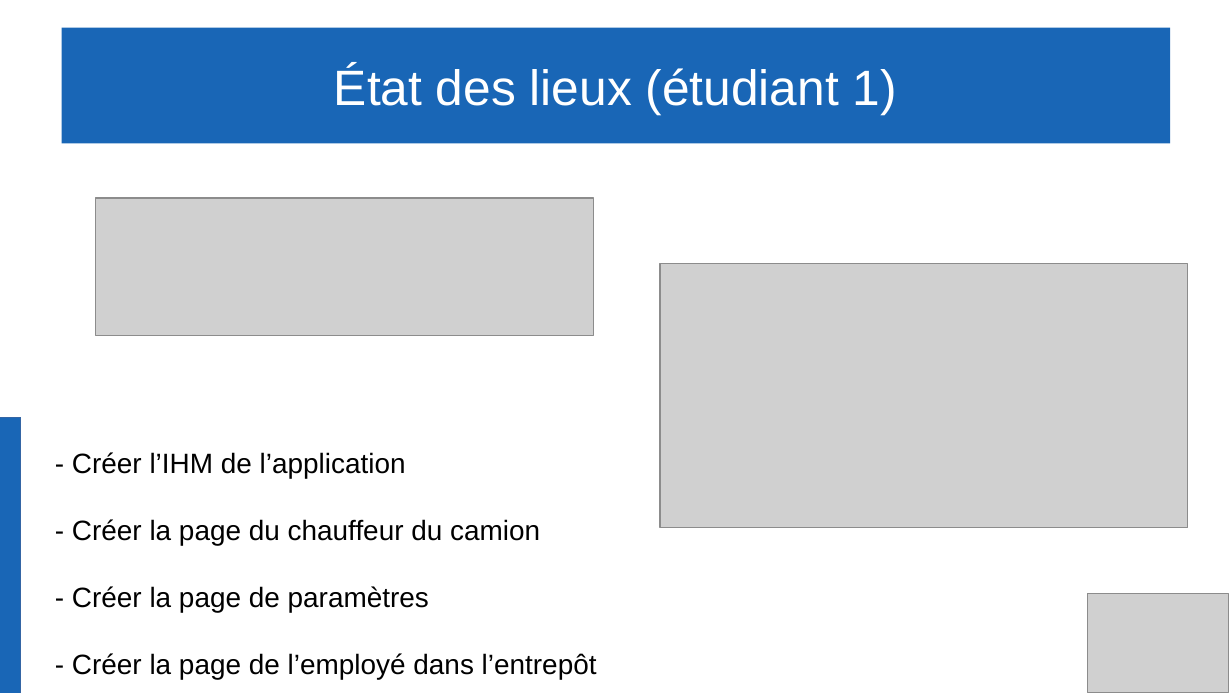
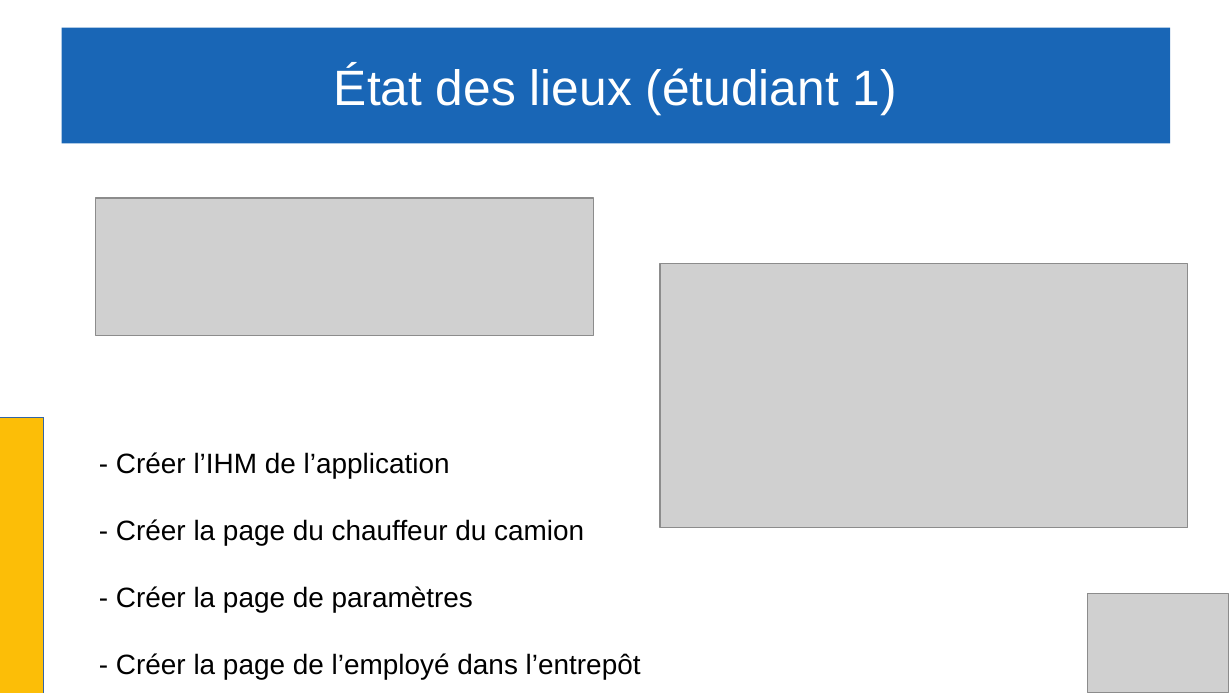
Before and after one commit to Gabin221/Tracking-BLE-documents, a slide deck: slide 16 of Revues/Revues2/Gabin/presentation_yahya_andrea_gabin.odp. Drawn at 1232x693 pixels with LibreOffice and Linux fonts; fonts in the diff are those of the drawing; grey boxes stand for pictures. Boxes give left, top, right and bottom in pixels: in the first picture for what was removed or moved away, otherwise in the second. Text is boxed around its words. In the diff, an @@ line names an element or a change of style, - is before the commit and + after.

```diff
--- a/Revues/Revues2/Gabin/presentation_yahya_andrea_gabin.odp
+++ b/Revues/Revues2/Gabin/presentation_yahya_andrea_gabin.odp
@@ rectangle: place and size @@
-rectangle at box(0, 418, 21, 693)
+rectangle at box(0, 418, 44, 693)
@@ rectangle at box(0, 418, 44, 693): fill #1966B6 to #FCBE07 @@
@@ text "- Créer l’IHM de l’application": place and size @@
-text "- Créer l’IHM de l’application" at box(72, 452, 597, 679)
+text "- Créer l’IHM de l’application" at box(116, 452, 641, 679)
```
Also in this commit, not shown: 11 other slides changed, 1 other file.
